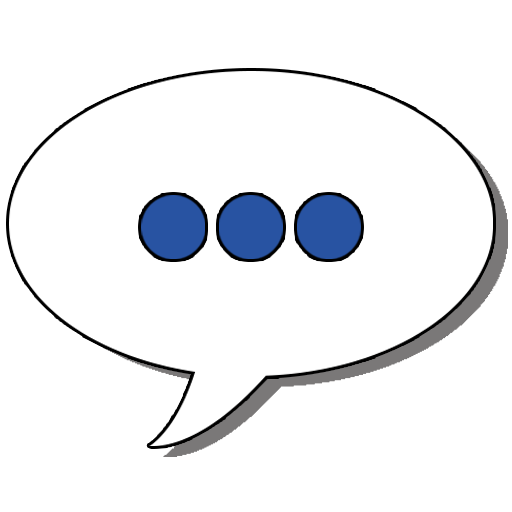
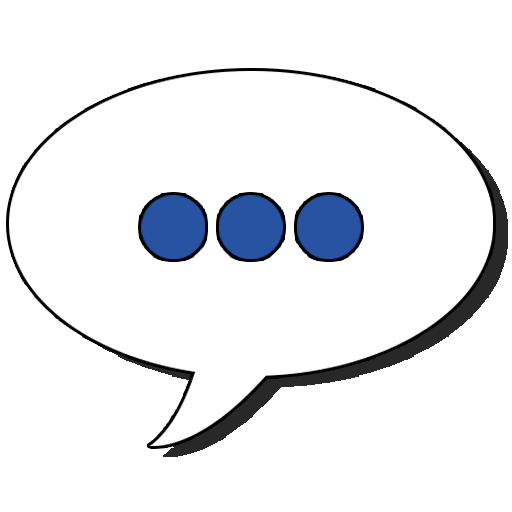
Revision of a layered 512×512 image; what changed, layer by layer:
painted on "Shape 1 copy" over (93, 138, 508, 457)
